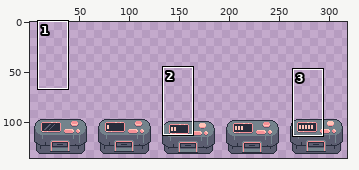
File history of a sprite sheet, Assets/Art/Sprites/Printer/Printer.png. The picture above shows the old version from afar; the outline marks the close-up.
Close-up. First the earlier version:
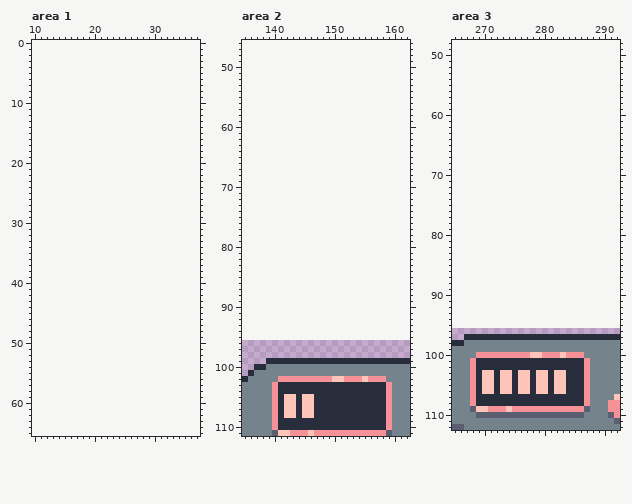
The file is 320x48 pixels. Shown: area 1: x 10..37, y 0..65; area 2: x 135..162, y 46..111; area 3: x 265..292, y 48..112. The old version is drawn lined up with the new one, on the new canvas. The wide view leaves out empty margins. The commit also changed other parts of the picture, which this record leaves out.
Now the later version:
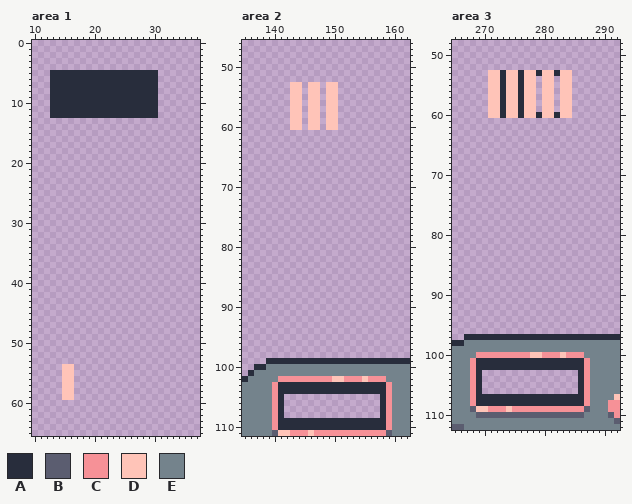
Palette (. is transparent): A #282d3c  B #5b5d70  C #f69197  D #ffc4b8  E #74838c
Change:
canvas 320x48 -> 320x144, the old top-left corner now at 0,96
Changed rows in their new state; - is an unchanged pixel.
Area 1:
first column x 13:
 5 AAAAAAAAAAAAAAAAAA
 6 AAAAAAAAAAAAAAAAAA
 7 AAAAAAAAAAAAAAAAAA
 8 AAAAAAAAAAAAAAAAAA
 9 AAAAAAAAAAAAAAAAAA
10 AAAAAAAAAAAAAAAAAA
11 AAAAAAAAAAAAAAAAAA
12 AAAAAAAAAAAAAAAAAA
first column x 15:
54 DD
55 DD
56 DD
57 DD
58 DD
59 DD
Area 2:
first column x 143:
 53 DD-DD-DD
 54 DD-DD-DD
 55 DD-DD-DD
 56 DD-DD-DD
 57 DD-DD-DD
 58 DD-DD-DD
 59 DD-DD-DD
 60 DD-DD-DD
first column x 142:
105 ................
106 ................
107 ................
108 ................
Area 3:
first column x 271:
 53 DDADDADDADDADD
 54 DDADDADD-DD-DD
 55 DDADDADD-DD-DD
 56 DDADDADD-DD-DD
 57 DDADDADD-DD-DD
 58 DDADDADD-DD-DD
 59 DDADDADD-DD-DD
 60 DDADDADDADDADD
first column x 270:
103 ................
104 ................
105 ................
106 ................
Pixel boxes of the changes (left, top, right, bottom) in both close-ups:
added: (50, 70, 158, 118)
added: (62, 364, 74, 400)
added: (290, 82, 338, 130)
erased: (284, 394, 380, 418)
added: (488, 70, 572, 118)
erased: (482, 370, 578, 394)
